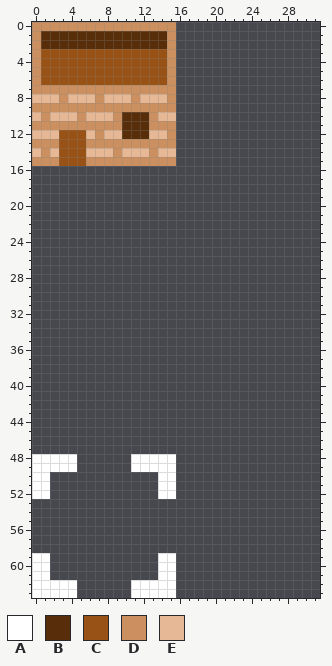
File history of a pixel-art sprite, data/sprite_sheet.png. Above, as it was before the edit.
The file is 64x64 pixels. Shown: x 0..31, y 0..63.
Palette (. is transparent): A #ffffff  B #582e0a  C #995216  D #cc9060  E #e7b895
Pixels before, first column x 0:
 0 DDDDDDDDDDDDDDDD
 1 DBBBBBBBBBBBBBBD
 2 DBBBBBBBBBBBBBBD
 3 DCCCCCCCCCCCCCCD
 4 DCCCCCCCCCCCCCCD
 5 DCCCCCCCCCCCCCCD
 6 DCCCCCCCCCCCCCCD
 7 DDDDDDDDDDDDDDDD
 8 EEEDEEEDEEEDEEED
 9 DDDDDDDDDDDDDDDD
10 EDEEEDEEEDBBBDEE
11 DDDDDDDDDDBBBDDD
12 EEECCCEDEEBBBEED
13 DDDCCCDDDDDDDDDD
14 EDECCCEEEDEEEDEE
15 DDDCCCDDDDDDDDDD
16 ................
17 ................
18 ................
19 ................
20 ................
21 ................
22 ................
23 ................
24 ................
25 ................
26 ................
27 ................
28 ................
29 ................
30 ................
31 ................
32 ................
33 ................
34 ................
35 ................
36 ................
37 ................
38 ................
39 ................
40 ................
41 ................
42 ................
43 ................
44 ................
45 ................
46 ................
47 ................
48 AAAAA......AAAAA
49 AAAAA......AAAAA
50 AA............AA
51 AA............AA
52 AA............AA
53 ................
54 ................
55 ................
56 ................
57 ................
58 ................
59 AA............AA
60 AA............AA
61 AA............AA
62 AAAAA......AAAAA
63 AAAAA......AAAAA
After the commit:
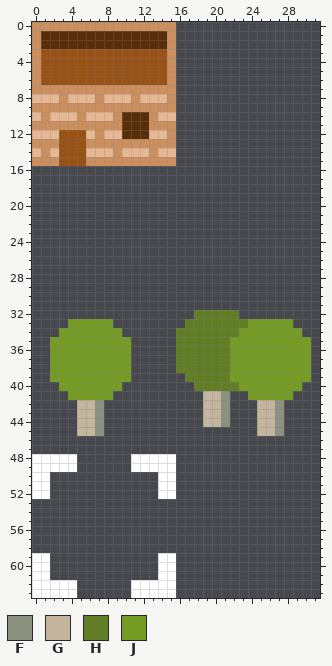
Colours new in this view: F #8c927f  G #c3b59e  H #617d26  J #769b25
Edits made:
{"y":32,"x":18,"old":".....","new":"HHHHH"}
{"y":33,"x":4,"old":".....","new":"JJJJJ"}
{"y":33,"x":17,"old":"............","new":"HHHHHHHJJJJJ"}
{"y":34,"x":3,"old":".......","new":"JJJJJJJ"}
{"y":34,"x":16,"old":"..............","new":"HHHHHHHJJJJJJJ"}
{"y":35,"x":2,"old":".........","new":"JJJJJJJJJ"}
{"y":35,"x":16,"old":"...............","new":"HHHHHHJJJJJJJJJ"}
{"y":36,"x":2,"old":".........","new":"JJJJJJJJJ"}
{"y":36,"x":16,"old":"...............","new":"HHHHHHJJJJJJJJJ"}
{"y":37,"x":2,"old":".........","new":"JJJJJJJJJ"}
{"y":37,"x":16,"old":"...............","new":"HHHHHHJJJJJJJJJ"}
{"y":38,"x":2,"old":".........","new":"JJJJJJJJJ"}
{"y":38,"x":16,"old":"...............","new":"HHHHHHJJJJJJJJJ"}
{"y":39,"x":2,"old":".........","new":"JJJJJJJJJ"}
{"y":39,"x":17,"old":"..............","new":"HHHHHJJJJJJJJJ"}
{"y":40,"x":3,"old":".......","new":"JJJJJJJ"}
{"y":40,"x":18,"old":"............","new":"HHHHHJJJJJJJ"}
{"y":41,"x":4,"old":".....","new":"JJJJJ"}
{"y":41,"x":19,"old":"...","new":"GGF"}
{"y":41,"x":24,"old":".....","new":"JJJJJ"}
{"y":42,"x":5,"old":"...","new":"GGF"}
{"y":42,"x":19,"old":"...","new":"GGF"}
{"y":42,"x":25,"old":"...","new":"GGF"}
{"y":43,"x":5,"old":"...","new":"GGF"}
{"y":43,"x":19,"old":"...","new":"GGF"}
{"y":43,"x":25,"old":"...","new":"GGF"}
{"y":44,"x":5,"old":"...","new":"GGF"}
{"y":44,"x":19,"old":"...","new":"GGF"}
{"y":44,"x":25,"old":"...","new":"GGF"}
{"y":45,"x":5,"old":"...","new":"GGF"}
{"y":45,"x":25,"old":"...","new":"GGF"}
